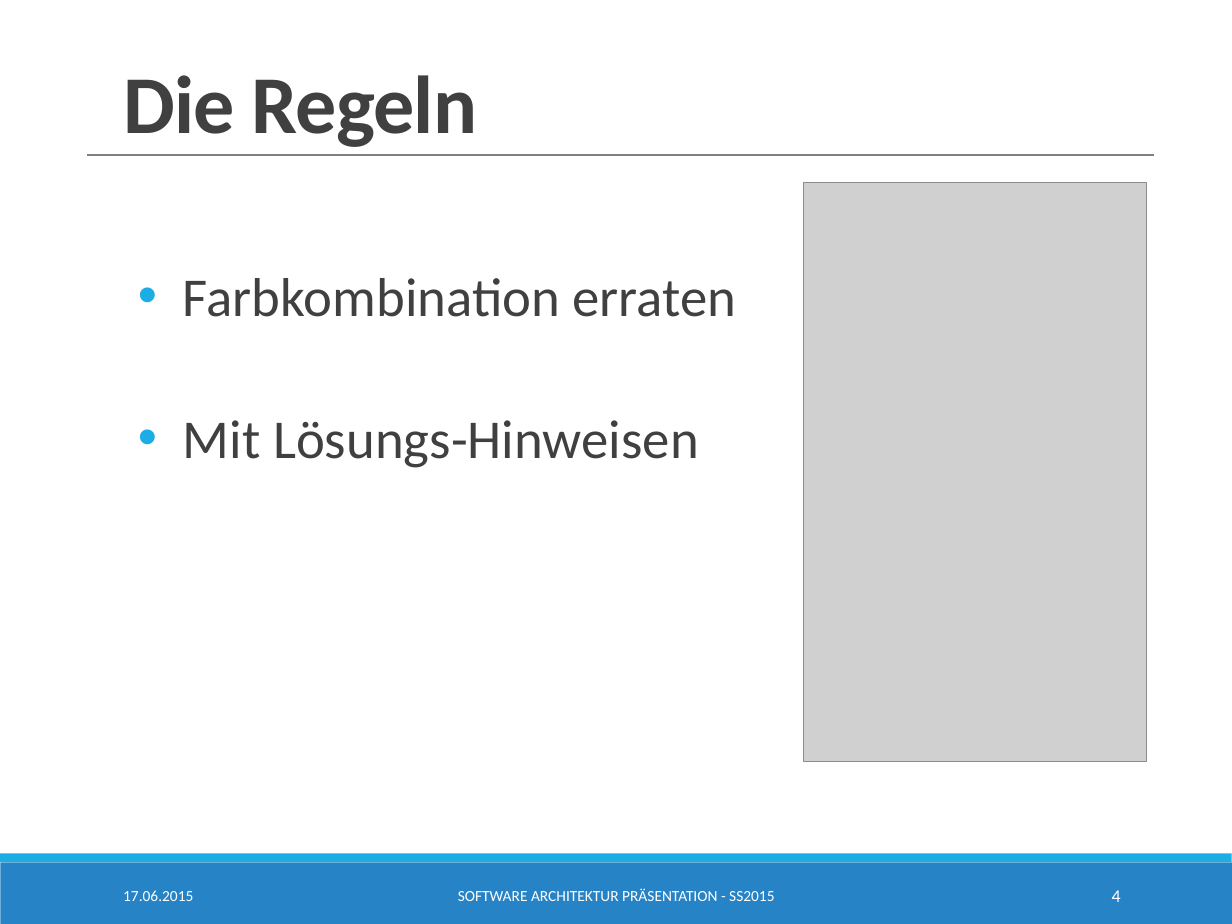
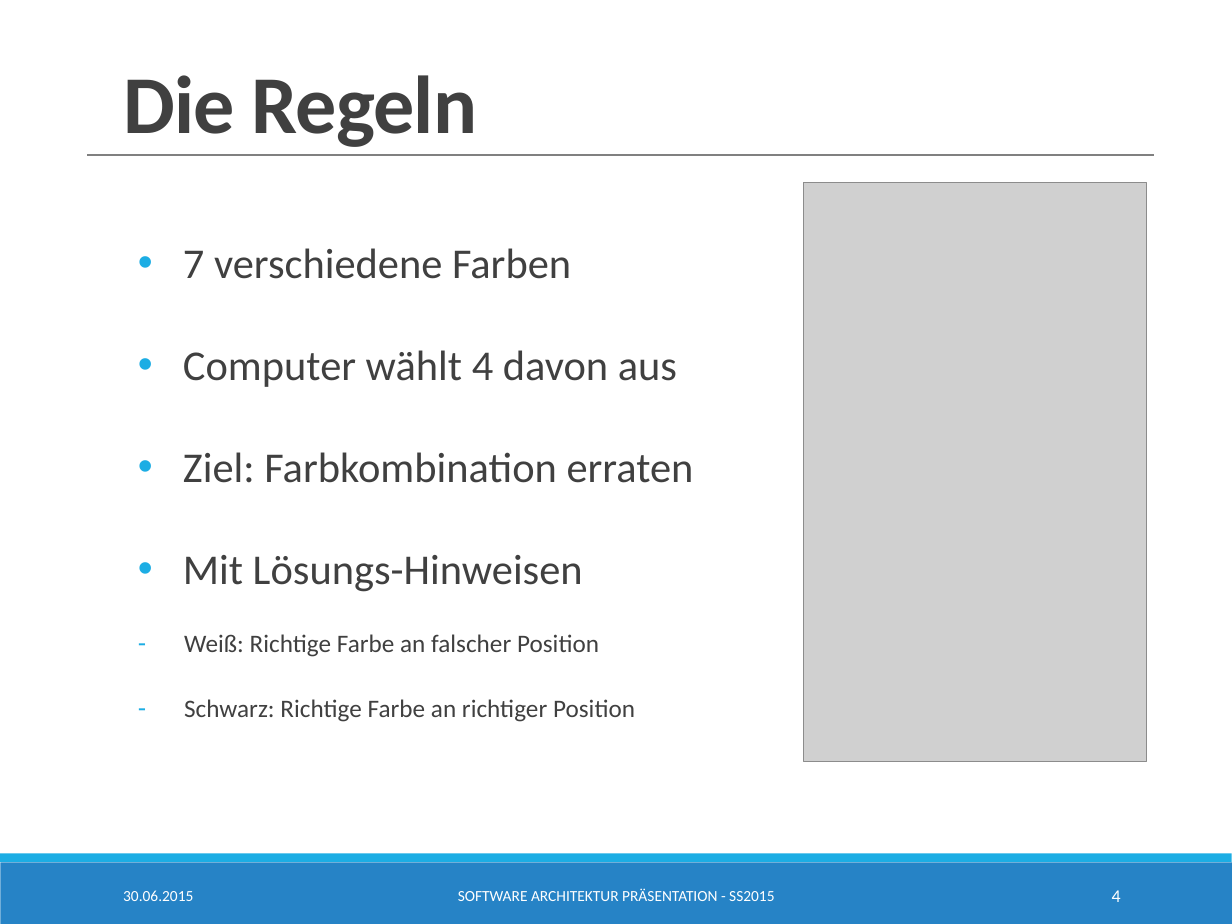
Before and after one commit to SimonBraun/de.htwg.se.mastermind, a slide deck: slide 4 of de.htwg.se.mastermind/Presentation.pptx. Drawn at 1232x924 pixels with LibreOffice and Linux fonts; fonts in the diff are those of the drawing; grey boxes stand for pictures. Boxes give left, top, right and bottom in pixels: in the first picture for what was removed or moved away, otherwise in the second. Text is boxed around its words. In the diff, an @@ line names an element or a change of style, - is before the commit and + after.

Commit message:
add new version of presentation

```diff
--- a/de.htwg.se.mastermind/Presentation.pptx
+++ b/de.htwg.se.mastermind/Presentation.pptx
@@ text at (x1=183, y1=248, x2=694, y2=483): text changed; size 32 to 24.8 pt @@
-  • Farbkombination erraten
+  • 7 verschiedene Farben
+  • Computer wählt 4 davon aus
+  • Ziel: Farbkombination erraten
@@ text at (x1=183, y1=555, x2=583, y2=592): size 32 to 24.8 pt in "Mit Lösungs-Hinweisen"; line spacing 2 to 1.8 @@
@@ text at (x1=184, y1=634, x2=635, y2=722): paragraphs added @@
+  – Weiß: Richtige Farbe an falscher Position
+  – Schwarz: Richtige Farbe an richtiger Position
@@ text at (x1=123, y1=890, x2=193, y2=901): text changed @@
-17.06.2015
+30.06.2015
```
Also in this commit, not shown: 11 other slides changed, 1 slide added.
